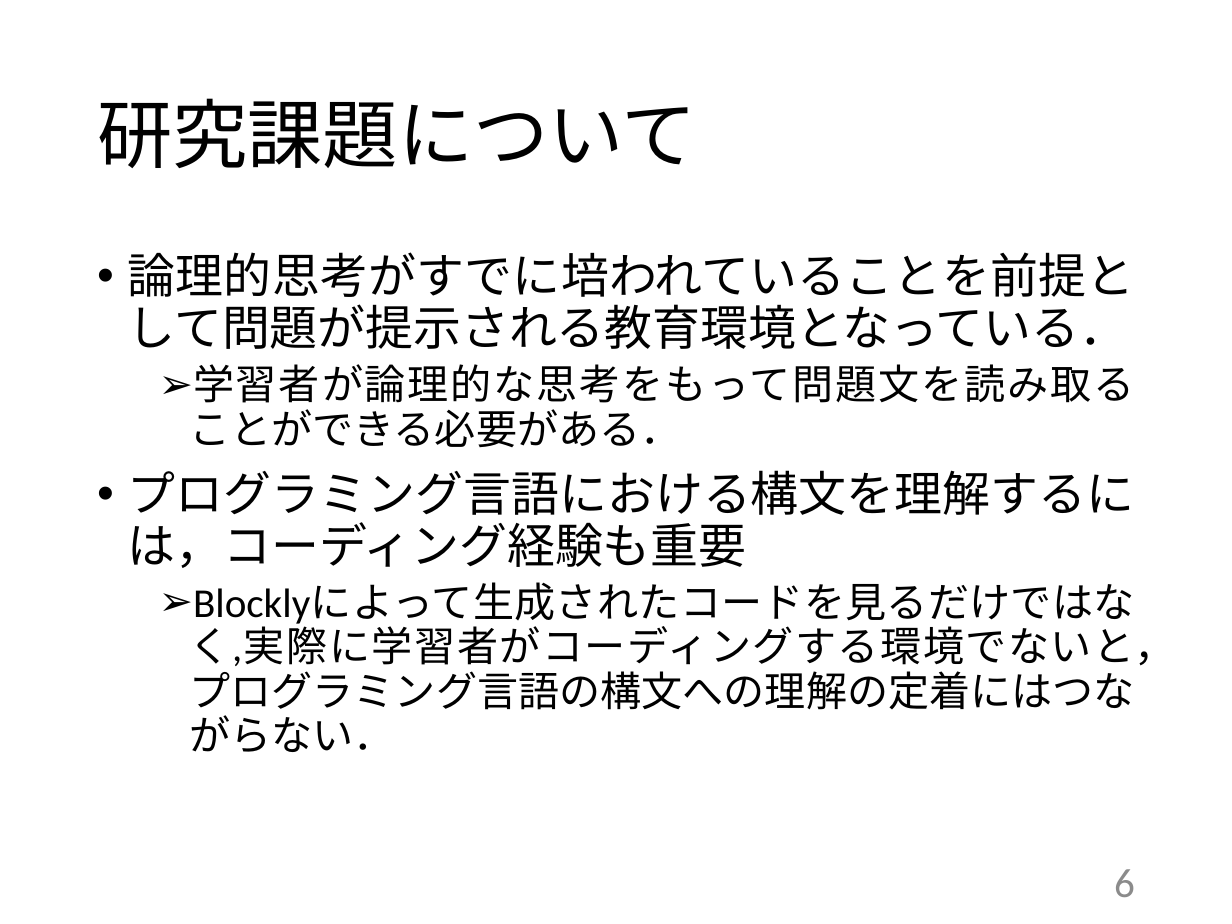
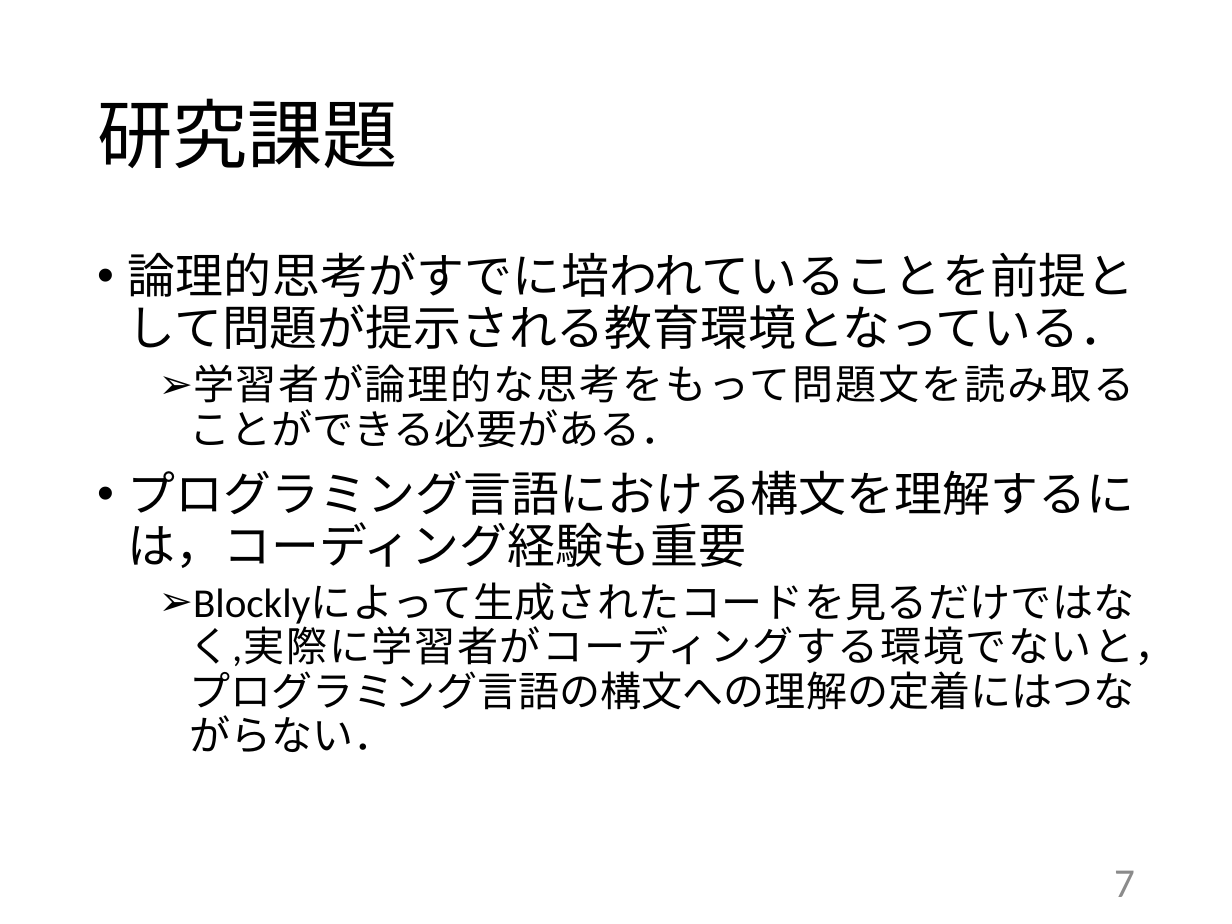
Before and after one commit to kait-takanolab/1821121-shimaoka-thesis, a slide deck: slide 7 of 1821121_shimaoka_sotsuken.pptx (slide 6 before the commit). Drawn at 1232x924 pixels with LibreOffice and Linux fonts; fonts in the diff are those of the drawing. Boxes give left, top, right and bottom in pixels: in the first picture for what was removed or moved away, otherwise in the second. Text is boxed around its words. In the diff, an @@ line names an element or a change of style, - is before the commit and + after.

```diff
--- a/1821121_shimaoka_sotsuken.pptx
+++ b/1821121_shimaoka_sotsuken.pptx
@@ title at bbox=[97, 98, 398, 168]: text changed @@
-研究課題について
+研究課題
@@ page number at bbox=[1114, 870, 1135, 897]: text changed @@
-6
+7
```
Also in this commit, not shown: 1 other slide changed, 1 slide added.
